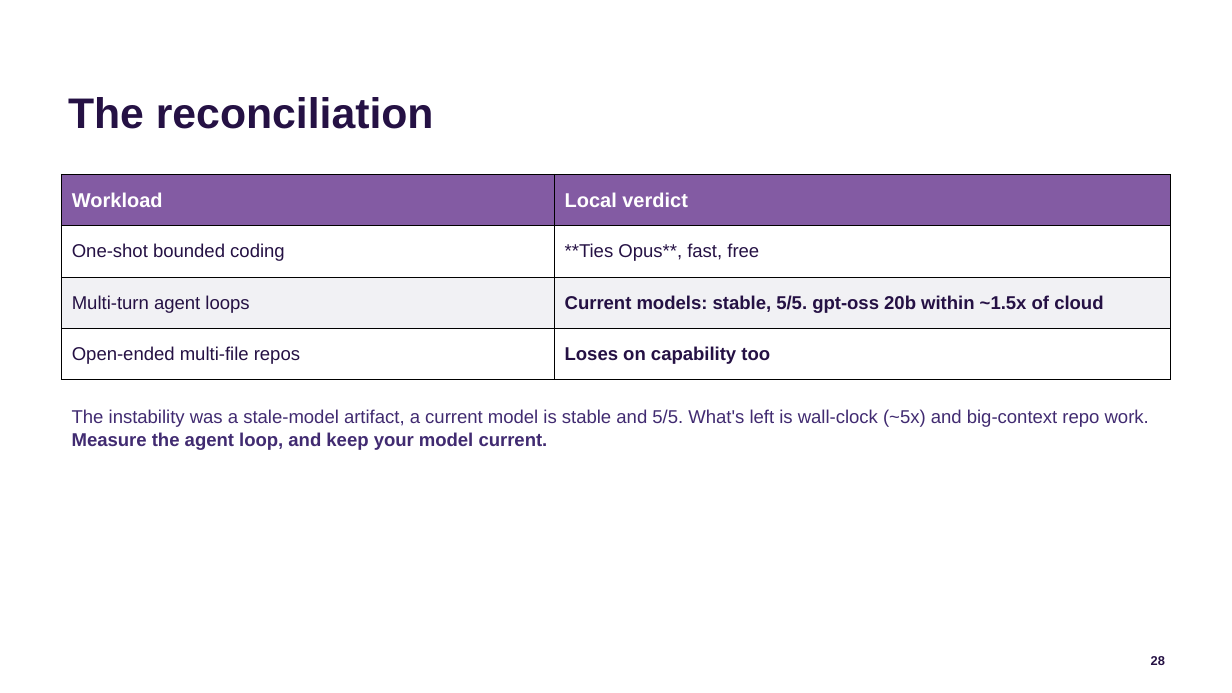
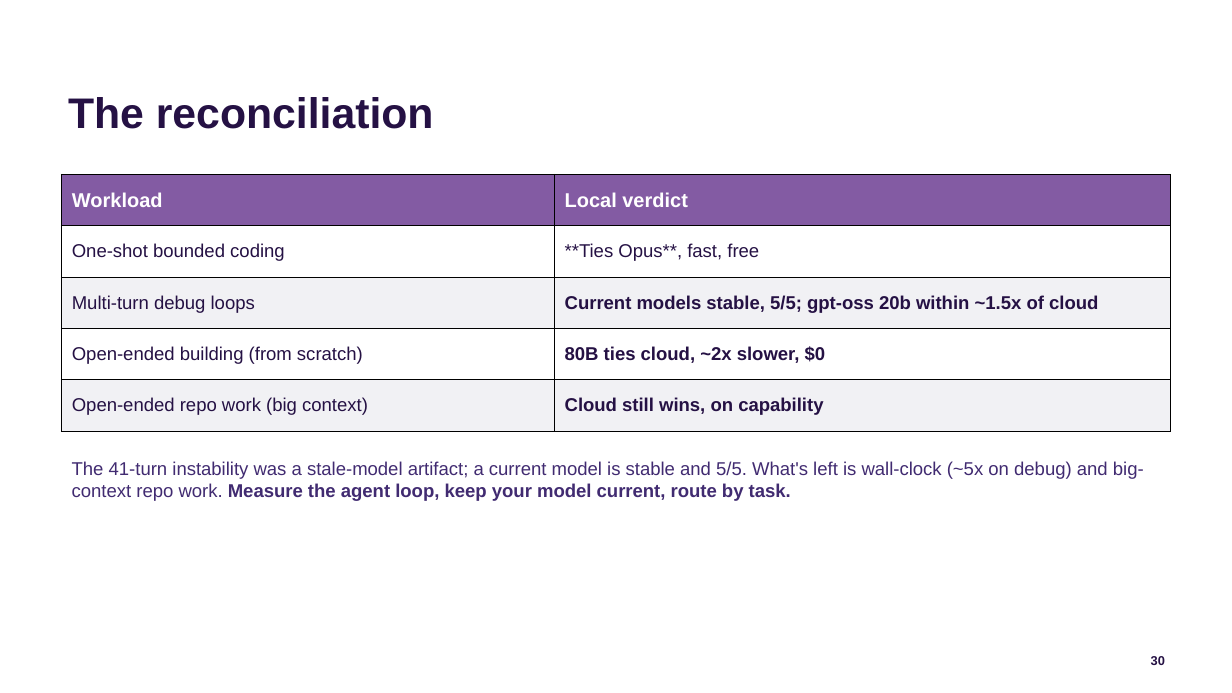
Before and after one commit to jconnolly/local-llm-pi5, a slide deck: slide 30 of local-llm-datasociety.pptx (slide 28 before the commit). Drawn at 1232x693 pixels with LibreOffice and Linux fonts; fonts in the diff are those of the drawing; background and template pictures are left out. Boxes give left, top, right and bottom in pixels: in the first picture for what was removed or moved away, otherwise in the second. Text is boxed around its words. In the diff, an @@ line names an element or a change of style, - is before the commit and + after.

```diff
--- a/local-llm-datasociety.pptx
+++ b/local-llm-datasociety.pptx
@@ table at [62, 175, 1170, 431] @@
-row 3: Multi-turn agent loops | Current models: stable, 5/5. gpt-oss 20b within ~1.5x of cloud
-row 4: Open-ended multi-file repos | Loses on capability too
+row 3: Multi-turn debug loops | Current models stable, 5/5; gpt-oss 20b within ~1.5x of cloud
+row 4: Open-ended building (from scratch) | 80B ties cloud, ~2x slower, $0
+row 5: Open-ended repo work (big context) | Cloud still wins, on capability
@@ text at [72, 461, 1144, 501]: text changed @@
-The instability was a stale-model artifact, a current model is stable and 5/5. What's left is wall-clock (~5x) and big-context repo work. Measure the agent loop, and keep your model current.
+The 41-turn instability was a stale-model artifact; a current model is stable and 5/5. What's left is wall-clock (~5x on debug) and big-context repo work. Measure the agent loop, keep your model current, route by task.
```
Also in this commit, not shown: 5 other slides changed, 3 other files.
